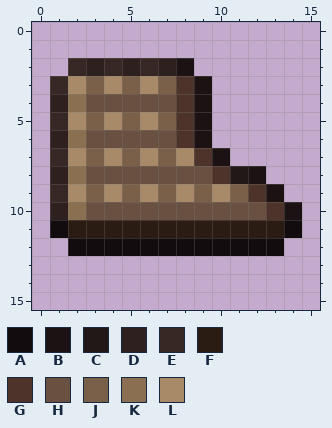
Pixel-art file, stored at resources/gfx/ui/icons/items/poacher_turnshoes.aseprite. The first picture shows the starting point.
16x16 pixels, 1 frame. Colours within 5 levels of each other are drawn and written as one.
Palette (. is transparent): A #130c0e  B #1c1214  C #231818  D #2e201e  E #372725  F #2a1c12  G #4d3329  H #6a5040  J #7a6048  K #8a7050  L #a88a68
New version:
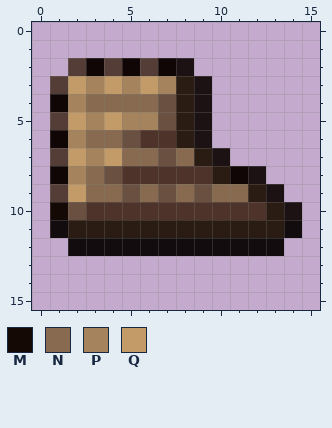
Colours new in this view: M #150906  N #876a4f  P #a5835d  Q #c29b69
Difference:
Colour D changes from #2e201e to #0f0605.
Colour E changes from #372725 to #543c37.
Colour D replaces colour C in row 8 at x 11.
Colour F replaces colour G in rows 3 to 6 at x 8; in row 7 at x 9; in row 8 at x 10; in row 9 at x 12; in row 10 at x 13.
Colour G replaces colour H in row 6 at x 6 to 7; in row 8 at x 5 to 9; in row 10 at x 3 to 12.
Colour H replaces colour J in row 5 at x 7; in row 7 at x 7; in row 9 at x 5, 7 and 9.
Colour H replaces colour K in row 10 at x 2.
Colour M replaces colour D in row 10 at x 1.
Colour N replaces colour H in row 4 at x 3 to 6; in row 6 at x 3 to 4; in row 8 at x 3.
Colour N replaces colour J in row 7 at x 5; in row 9 at x 3 and 11.
Colour N replaces colour L in row 7 at x 6 and 8; in row 9 at x 4, 6, 8 and 10.
Colour P replaces colour J in row 3 at x 3, 5 and 7; in row 5 at x 3 and 5; in row 7 at x 3.
Colour P replaces colour K in row 4 at x 2; in row 6 at x 2; in row 8 at x 2.
Colour P replaces colour L in row 5 at x 6.
Colour Q replaces colour L in row 3 at x 2, 4 and 6; in row 5 at x 2 and 4; in row 7 at x 2 and 4; in row 9 at x 2.
